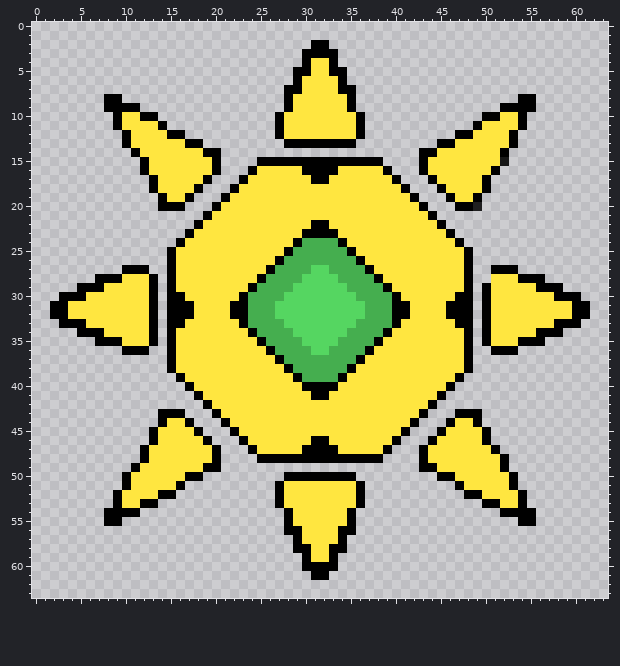
Two states of a pixel-art sprite, fission/img/NewSunwiredIcon.png. This is how it looked before the edit.
The file is 64x64 pixels.
Once edited:
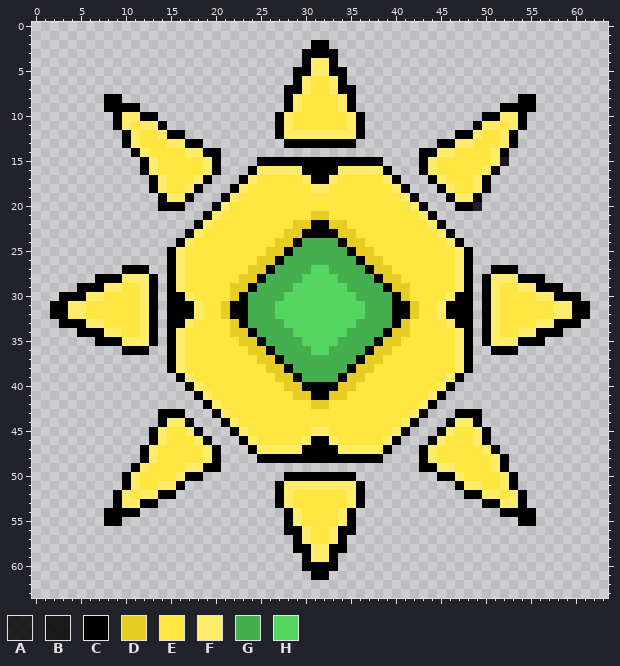
Palette (. is transparent): A #000000d5  B #000000df  C #000000  D #e7cd23  E #ffe640  F #ffec6b  G #45ae4f  H #55d661
The edit:
y 4..5: x 31..32 EE -> FF
y 6..7: x 30 E -> F; x 33 E -> F
y 8..9: x 29 E -> F; x 34 E -> F
y 10: x 10..11 EE -> FF; x 28 E -> F; x 35 E -> F; x 52..53 EE -> FF
y 11: x 10 E -> F; x 12..13 EE -> FF; x 28 E -> F; x 35 E -> F; x 50..51 EE -> FF; x 53 E -> F
y 12: x 11 E -> F; x 14 E -> F; x 28..35 EEEEEEEE -> FFFFFFFF; x 49 E -> F; x 52 E -> F
y 13: x 11 E -> F; x 15..16 EE -> FF; x 47..48 EE -> FF; x 52 E -> F
y 14: x 12 E -> F; x 17..18 EE -> FF; x 45..46 EE -> FF; x 51 E -> F
y 15: x 13 E -> F; x 19 E -> F; x 44 E -> F; x 51 E -> F
y 16: x 13 E -> F; x 19 E -> F; x 25..29 EEEEE -> FFFFF; x 34..38 EEEEE -> FFFFF; x 44 E -> F; x 50 E -> F
y 17: x 14 E -> F; x 18 E -> F; x 24 E -> F; x 30 E -> F; x 33 E -> F; x 39 E -> F; x 45 E -> F; x 49 E -> F
y 18: x 14 E -> F; x 17 E -> F; x 23 E -> F; x 31..32 EE -> FF; x 40 E -> F; x 46 E -> F; x 49 E -> F
y 19: x 15..16 EE -> FF; x 22 E -> F; x 41 E -> F; x 47..48 EE -> FF
y 20: x 21 E -> F; x 42 E -> F
y 21: x 20 E -> F; x 31..32 EE -> DD; x 43 E -> F
y 22: x 19 E -> F; x 29..30 EE -> DD; x 33..34 EE -> DD; x 44 E -> F
y 23: x 18 E -> F; x 28..29 EE -> DD; x 34..35 EE -> DD; x 45 E -> F
y 24: x 17 E -> F; x 27..28 EE -> DD; x 35..36 EE -> DD; x 46 E -> F
y 25: x 16 E -> F; x 26..27 EE -> DD; x 36..37 EE -> DD; x 47 E -> F
y 26: x 16 E -> F; x 25..26 EE -> DD; x 37..38 EE -> DD; x 47 E -> F
y 27: x 16 E -> F; x 24..25 EE -> DD; x 38..39 EE -> DD; x 47 E -> F
y 28: x 10..12 EEE -> FFF; x 16 E -> F; x 23..24 EE -> DD; x 39..40 EE -> DD; x 47 E -> F; x 50..53 .EEE -> CFFF
y 29: x 8..9 EE -> FF; x 12 E -> F; x 16 E -> F; x 22..23 EE -> DD; x 40..41 EE -> DD; x 47 E -> F; x 51 E -> F; x 54..55 EE -> FF
y 30: x 6..7 EE -> FF; x 12 E -> F; x 17 E -> F; x 22 E -> D; x 41 E -> D; x 46 E -> F; x 51 E -> F; x 56..57 EE -> FF
y 31..32: x 4..5 EE -> FF; x 12 E -> F; x 18 E -> F; x 21 E -> D; x 42 E -> D; x 45 E -> F; x 51 E -> F; x 58..59 EE -> FF
y 33: x 6..7 EE -> FF; x 12 E -> F; x 17 E -> F; x 22 E -> D; x 41 E -> D; x 46 E -> F; x 51 E -> F; x 56..57 EE -> FF
y 34: x 8..9 EE -> FF; x 12 E -> F; x 16 E -> F; x 22..23 EE -> DD; x 40..41 EE -> DD; x 47 E -> F; x 51 E -> F; x 54..55 EE -> FF
y 35: x 10..12 EEE -> FFF; x 16 E -> F; x 23..24 EE -> DD; x 39..40 EE -> DD; x 47 E -> F; x 51..53 EEE -> FFF
y 36: x 16 E -> F; x 24..25 EE -> DD; x 38..39 EE -> DD; x 47 E -> F
y 37: x 16 E -> F; x 25..26 EE -> DD; x 37..38 EE -> DD; x 47 E -> F
y 38: x 16 E -> F; x 26..27 EE -> DD; x 36..37 EE -> DD; x 47 E -> F
y 39: x 17 E -> F; x 27..28 EE -> DD; x 35..36 EE -> DD; x 46 E -> F
y 40: x 18 E -> F; x 28..29 EE -> DD; x 34..35 EE -> DD; x 45 E -> F
y 41: x 19 E -> F; x 29..30 EE -> DD; x 33..34 EE -> DD; x 44 E -> F
y 42: x 20 E -> F; x 31..32 EE -> DD; x 43 E -> F
y 43: x 21 E -> F; x 42 E -> F
y 44: x 15..16 EE -> FF; x 22 E -> F; x 41 E -> F; x 47..48 EE -> FF
y 45: x 14 E -> F; x 17 E -> F; x 23 E -> F; x 31..32 EE -> FF; x 40 E -> F; x 46 E -> F; x 49 E -> F
y 46: x 14 E -> F; x 18 E -> F; x 24 E -> F; x 30 E -> F; x 33 E -> F; x 39 E -> F; x 45 E -> F; x 49 E -> F
y 47: x 13 E -> F; x 19 E -> F; x 25..29 EEEEE -> FFFFF; x 34..38 EEEEE -> FFFFF; x 44 E -> F; x 50 E -> F
y 48: x 13 E -> F; x 19 E -> F; x 44 E -> F; x 51 E -> F
y 49: x 12 E -> F; x 17..18 EE -> FF; x 45..46 EE -> FF; x 51 E -> F
y 50: x 11 E -> F; x 16 E -> F; x 47 E -> F; x 52 E -> F
y 51: x 11 E -> F; x 14..15 EE -> FF; x 28..35 EEEEEEEE -> FFFFFFFF; x 48..49 EE -> FF; x 52 E -> F
y 52: x 10 E -> F; x 12..13 EE -> FF; x 28 E -> F; x 35 E -> F; x 50..51 EE -> FF; x 53 E -> F
y 53: x 10..11 EE -> FF; x 28 E -> F; x 35 E -> F; x 52..53 EE -> FF
y 54..55: x 29 E -> F; x 34 E -> F
y 56..57: x 30 E -> F; x 33 E -> F
y 58..59: x 31..32 EE -> FF
